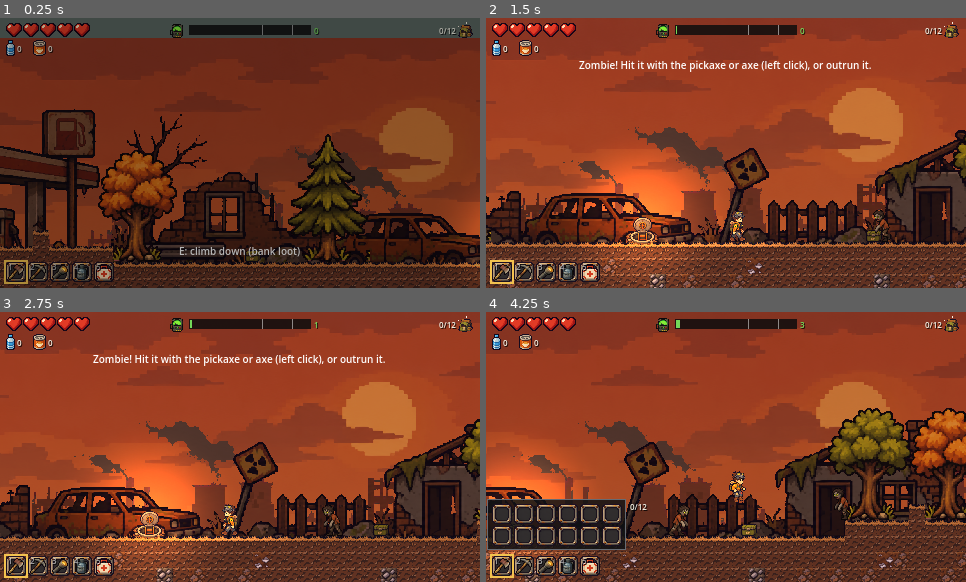
Above: before the commit, frames 1-4 (two rows, left to right).
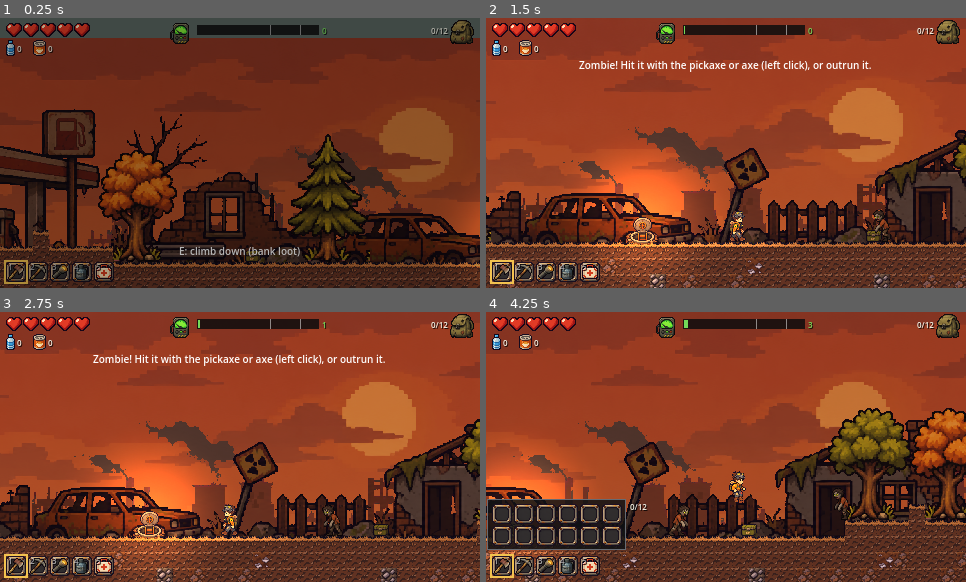
Above: after the commit, the same moments.

Repository: Sinammon/GameJam
Game: Godot game, scene res://scenes/expedition.tscn
The game is run twice, just before and just after one commit, with the same random seed, the same clock (stepped at 60 frames per second) and the same inputs. This scene is started directly instead of the project's main scene.
Inputs (mouse positions are in pixels of both pictures, inside the frame that each line leads up to):
- Up to frame 1 (0.25 s): no input
- Up to frame 2 (1.5 s): tap Enter (ui_accept) at 0.5 s; move the mouse to (831, 139) at 0.52 s; press the mouse at (831, 139) at 0.53 s; hold Right (move_right) from 0.53 s (still down); tap Up (jump) at 0.77 s; move the mouse to (630, 166) at 1.27 s; release the mouse at (630, 166) at 1.28 s; tap E (interact) at 1.35 s
- Up to frame 3 (2.75 s): tap Up (jump) at 1.52 s; move the mouse to (288, 387) at 2.02 s; release Right (move_right) at 2.03 s; hold Left (move_left) from 2.03 s (still down); tap 7 at 2.1 s
- Up to frame 4 (4.25 s): move the mouse to (702, 501) at 2.77 s; release Left (move_left) at 2.78 s; hold Right (move_right) from 2.78 s (still down); tap 8 at 2.85 s; click (702, 501) at 2.92 s; tap Up (jump) at 3.02, 3.77 s; move the mouse to (870, 487) at 3.52 s; tap 9 at 3.6 s; tap Tab (inventory) at 4.15 s

The runs differ from the first frame. In frame 1, 0.9% of the frame differs, in the area x 10-99%, y 0-98%; in frame 2, 1.0%; in frame 3, 1.0%; in frame 4, 1.1%.

Commit message:
HUD: 24px geiger strip by radiation level, backpack icon by tier, pixel-aligned tool icons

Diff:
--- a/bunker-7/scenes/hud.gd
+++ b/bunker-7/scenes/hud.gd
@@ -1,8 +1,8 @@
 extends CanvasLayer
 # Expedition HUD, icons only (tiny numbers, no words):
 #   top-left: hearts, water drop + count, food + count (what you carry)
-#   top-centre: geiger counter (5 states) + radiation bar (green -> yellow -> red)
-#   top-right: backpack icon + used/limit
+#   top-centre: geiger counter (ui_geiger.png, 5 frames = radiation level 0..4) + radiation bar
+#   top-right: backpack icon (icon_backpack_<tier>.png, tier from GSBridge) + used/limit
 #   bottom-left: 5-slot hotbar; Tab opens the backpack grid above it
 #   screen edge: "go home" arrow pointing at the hatch
 #   radiation vignette pulse at 60% / 85% / 100%, red flash on damage
@@ -46,6 +46,7 @@
 var inventory: Node = null
 var radiation: RefCounted = null
 var hatch_x := 0.0
+var backpack_tier := 1              # GSBridge.backpack_tier(), read once in setup
 var home_arrow_visible := false     # read by tests
 
 var _tex := {}                      # path -> Texture2D or null (cached)
@@ -66,6 +67,7 @@
 	inventory = inv
 	radiation = rad
 	hatch_x = hx
+	backpack_tier = GSBridge.backpack_tier()
 	p.hurt.connect(func(_a: int, _s: String) -> void: flash_hurt())
 
 func _process(delta: float) -> void:
@@ -225,13 +227,16 @@
 	var v: float = radiation.value
 	var lvl: int = radiation.level()
 	var col: Color = RadiationScript.color(v)
-	# geiger counter: 5-frame strip if present, else the radiation icon tinted by level
+	# geiger counter: 5-frame strip (24x24 frames, drawn 1:1) if present, else the radiation icon tinted by level
 	var strip := _t("ui_geiger")
+	var bar_x := 20.0
 	if strip:
-		var fw := strip.get_width() / 5.0
+		var fw := floorf(strip.get_width() / 5.0)
 		var fh := float(strip.get_height())
-		var s := minf(16.0 / fh, 1.0)
-		draw_node.draw_texture_rect_region(strip, Rect2(at, Vector2(fw, fh) * s), Rect2(fw * lvl, 0, fw, fh))
+		var s := minf(24.0 / fh, 1.0)
+		var shake := Vector2(roundf(sin(_time * 40.0)), 0) if lvl >= 4 else Vector2.ZERO
+		draw_node.draw_texture_rect_region(strip, Rect2(at + Vector2(0, -2) + shake, Vector2(fw, fh) * s), Rect2(fw * clampi(lvl, 0, 4), 0, fw, fh))
+		bar_x = ceilf(fw * s) + 4.0
 	else:
 		var icon := _t("icon_radiation")
 		var shake := Vector2(sin(_time * 40.0), 0) * (0.0 if lvl < 3 else 1.0)
@@ -242,26 +247,36 @@
 		for i in lvl:   # tick marks = state
 			draw_node.draw_rect(Rect2(at + Vector2(i * 4, 17), Vector2(3, 2)), col)
 	# bar
-	var bar := Rect2(at + Vector2(20, 4), Vector2(120, 8))
+	var bar := Rect2(at + Vector2(bar_x, 4), Vector2(120, 8))
 	draw_node.draw_rect(bar.grow(1), Color(0.05, 0.05, 0.05, 0.85))
 	draw_node.draw_rect(Rect2(bar.position, Vector2(bar.size.x * v / 100.0, bar.size.y)), col)
 	for mark in RadiationScript.WARN_AT:   # 60 / 85 notches
 		if mark < 100.0:
 			draw_node.draw_rect(Rect2(bar.position + Vector2(bar.size.x * mark / 100.0, -1), Vector2(1, bar.size.y + 2)), Color(1, 1, 1, 0.5))
-	_num(at + Vector2(144, 12), "%d" % int(v), col)
+	_num(at + Vector2(bar_x + 124, 12), "%d" % int(v), col)
 
 func _draw_backpack_icon(at: Vector2) -> void:
-	var tex := _t("icon_backpack")
+	# tier icon (24x24, drawn 1:1, right-aligned at the screen edge), else the generic pack (16 px)
+	var tex := _t("icon_backpack_%d" % backpack_tier)
+	var box := 24.0
 	if tex == null:
-		tex = _t("obj_last_stand_pack")
+		box = 16.0
+		tex = _t("icon_backpack")
+		if tex == null:
+			tex = _t("obj_last_stand_pack")
 	var full: bool = player.capacity_left() <= 0
 	var tint := Color(1, 0.6, 0.5) if full else Color(1, 1, 1)
+	var right := at.x + 16.0
 	if tex:
-		var s := minf(16.0 / tex.get_height(), 1.0)
-		draw_node.draw_texture_rect(tex, Rect2(at, tex.get_size() * s), false, tint)
+		var s := minf(box / maxf(tex.get_width(), tex.get_height()), 1.0)
+		var sz := (tex.get_size() * s).floor()
+		var pos := Vector2(right - sz.x, at.y + floorf((box - sz.y) / 2.0) - (2.0 if box > 16.0 else 0.0))
+		draw_node.draw_texture_rect(tex, Rect2(pos, sz), false, tint)
+		right = pos.x
 	else:
 		draw_node.draw_rect(Rect2(at + Vector2(2, 2), Vector2(12, 14)), Color(0.75, 0.6, 0.25) * tint)
-	_num(Vector2(at.x - 44, at.y + 12), "%d/%d" % [player.total_items(), player.carry_limit],
+		right = at.x
+	_num(Vector2(right - 44, at.y + 12), "%d/%d" % [player.total_items(), player.carry_limit],
 		Color(1, 0.5, 0.4) if full else Color(0.95, 0.95, 0.9), HORIZONTAL_ALIGNMENT_RIGHT, 42)
 
 func _slot(r: Rect2, selected := false, locked := false) -> void:
@@ -285,8 +300,8 @@
 		var tex := _t(file)
 		if tex:
 			var s := minf(16.0 / maxf(tex.get_width(), tex.get_height()), 1.0)
-			var sz := tex.get_size() * s
-			draw_node.draw_texture_rect(tex, Rect2(r.position + (r.size - sz) / 2.0, sz), false)
+			var sz := (tex.get_size() * s).floor()
+			draw_node.draw_texture_rect(tex, Rect2(r.position + ((r.size - sz) / 2.0).floor(), sz), false)
 			return
 	var c := r.position + r.size / 2.0
 	match tool_id:   # simple drawn placeholders
